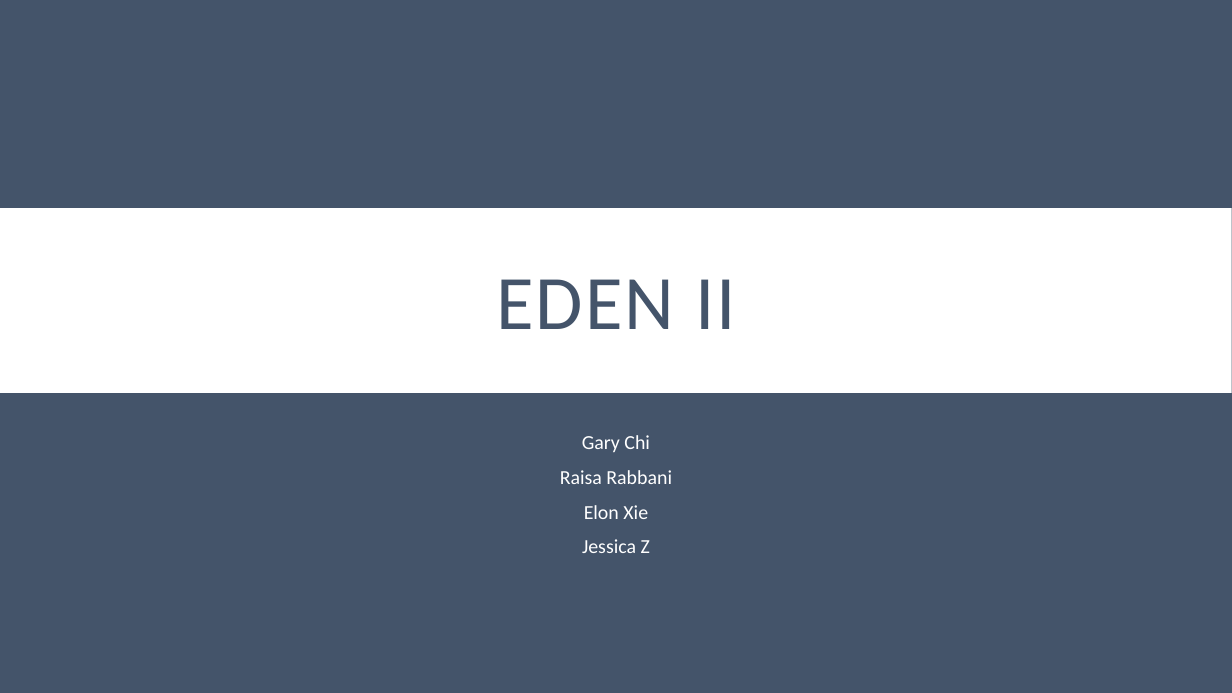
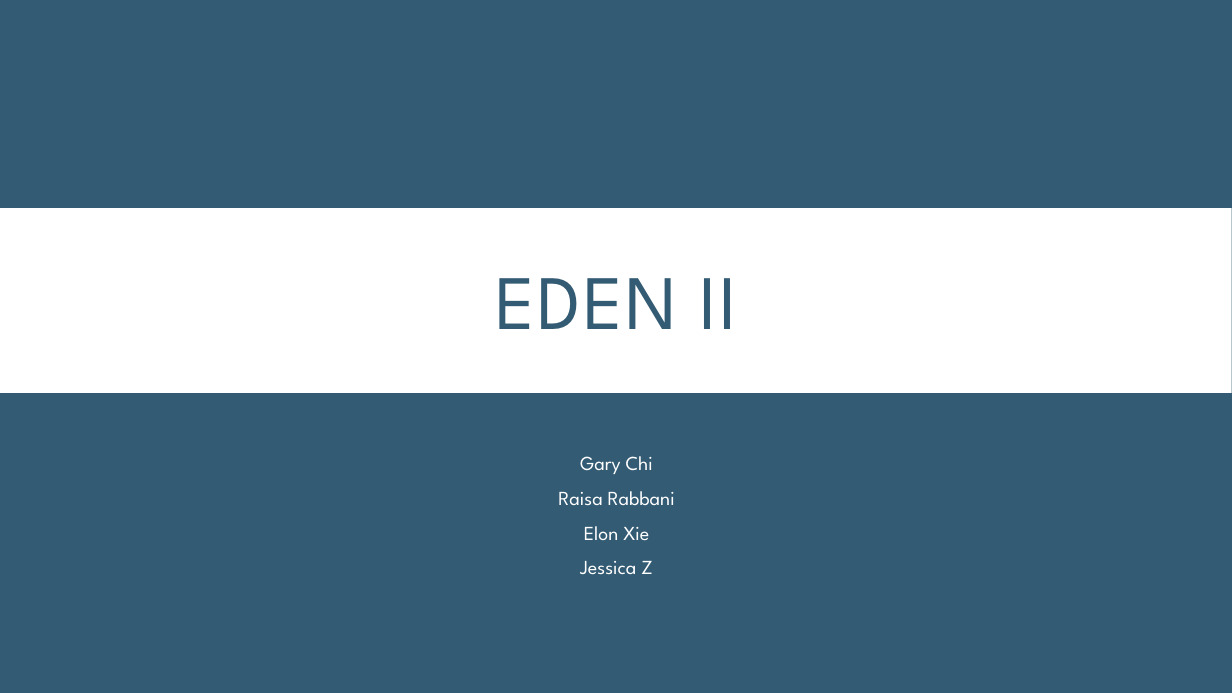
Before and after one commit to brooklyn2016/team-19, a slide deck: slide 1 of presentation.pptx. Drawn at 1232x693 pixels with LibreOffice and Linux fonts; fonts in the diff are those of the drawing. Boxes give left, top, right and bottom in pixels: in the first picture for what was removed or moved away, otherwise in the second. Text is boxed around its words. In the diff, an @@ line names an element or a change of style, - is before the commit and + after.

```diff
--- a/presentation.pptx
+++ b/presentation.pptx
@@ background #44546A to #335B74 @@
@@ title "EDEN II" at (x1=496, y1=278, x2=737, y2=329): font Calibri to League Spartan, text colour #44546A to #335B74 @@
@@ subtitle "Gary Chi" moved from (x1=560, y1=435, x2=672, y2=553) to (x1=558, y1=456, x2=675, y2=574) @@
@@ subtitle "Gary Chi" at (x1=558, y1=456, x2=675, y2=574): font Calibri to League Spartan @@
```
Also in this commit, not shown: 5 other slides changed.
